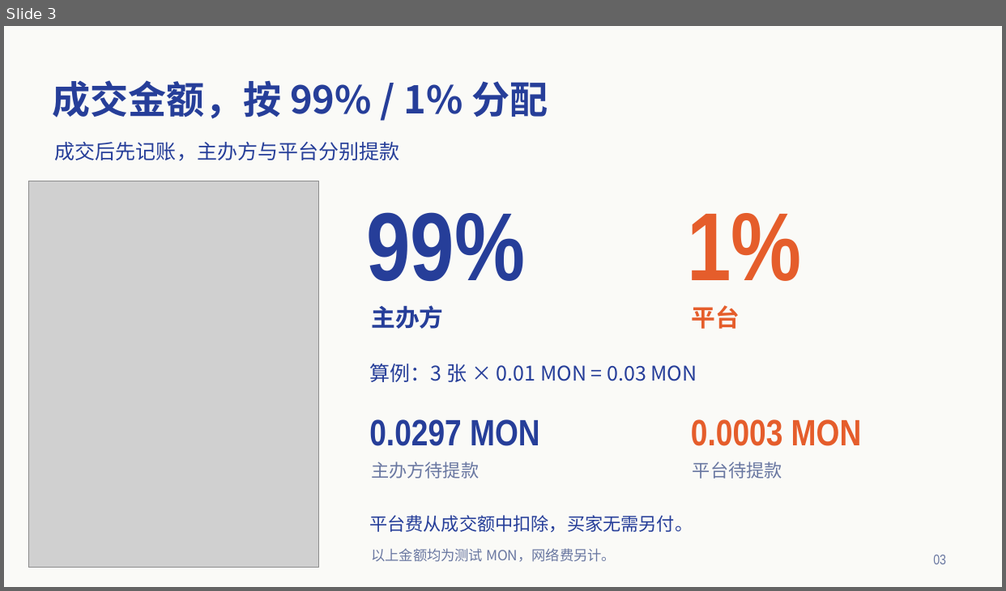
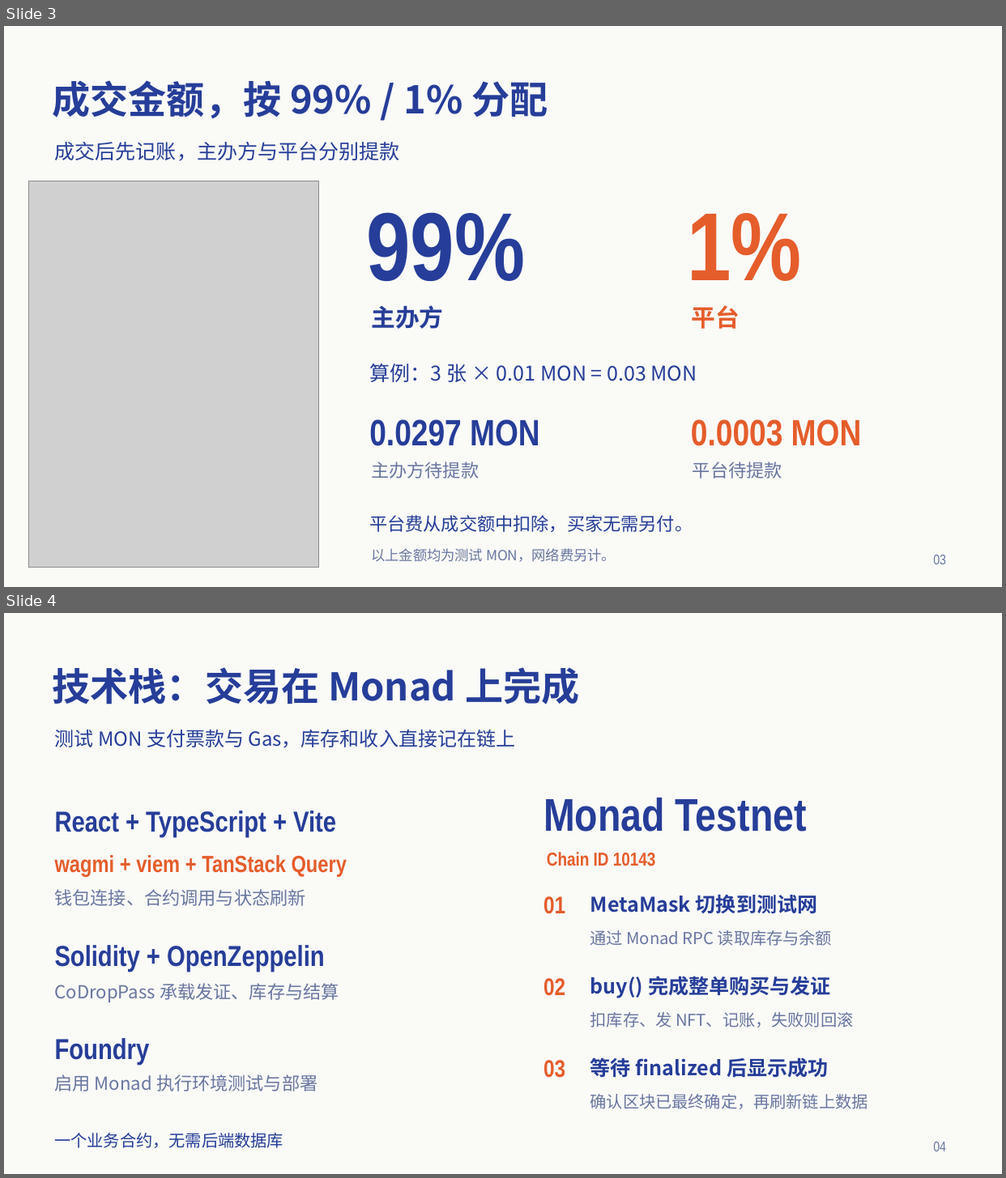
Before and after one commit to zhongjef/FairDrop, a slide deck: CoDrop-一起买.pptx. Shown one above the other, each under a label of ours: slide 3 before the commit, slides 3 and 4 after it. The pictures are 1006x591 and 1006x1178 pixels, drawn with LibreOffice and Linux fonts; fonts in the diff are those of the drawing; grey boxes stand for pictures. Boxes give left, top, right and bottom in pixels: in the first picture for what was removed or moved away, otherwise in the second. Text is boxed around its words. In the diff, an @@ line names an element or a change of style, - is before the commit and + after.

```diff
--- a/CoDrop-一起买.pptx
+++ b/CoDrop-一起买.pptx
@@ slide 4 added at (4,613,1002,1174), background #FAFAF7 @@
@@ text added at (53,667,579,705), 36.8 pt, text #263E99, bold @@
+技术栈：交易在 Monad 上完成
@@ text added at (55,730,516,748), 18.8 pt, text #263E99 @@
+测试 MON 支付票款与 Gas，库存和收入直接记在链上
@@ text added at (543,798,807,832), 44.2 pt, text #263E99, bold @@
+Monad Testnet
@@ text added at (55,811,336,837), 27.8 pt, text #263E99, bold @@
+React + TypeScript + Vite
@@ text added at (55,855,347,876), 22.5 pt, text #E55D2B, bold @@
+wagmi + viem + TanStack Query
@@ text added at (547,852,656,867), 18 pt, text #E55D2B, bold @@
+Chain ID 10143
@@ text added at (55,889,306,906), 17.2 pt, text #6977A1 @@
+钱包连接、合约调用与状态刷新
@@ text added at (543,897,565,914), 23.2 pt, text #E55D2B, bold @@
+01
@@ text added at (590,894,817,914), 19.5 pt, text #263E99, bold @@
+MetaMask 切换到测试网
@@ text added at (55,945,325,971), 27.8 pt, text #263E99, bold @@
+Solidity + OpenZeppelin
@@ text added at (590,931,832,946), 15.8 pt, text #6977A1 @@
+通过 Monad RPC 读取库存与余额
@@ text added at (590,976,831,999), 19.5 pt, text #263E99, bold @@
+buy() 完成整单购买与发证
@@ text added at (55,983,339,1003), 17.2 pt, text #6977A1 @@
+CoDropPass 承载发证、库存与结算
@@ text added at (543,978,565,996), 23.2 pt, text #E55D2B, bold @@
+02
@@ text added at (590,1012,853,1028), 15.8 pt, text #6977A1 @@
+扣库存、发 NFT、记账，失败则回滚
@@ text added at (55,1038,150,1065), 27.8 pt, text #263E99, bold @@
+Foundry
@@ text added at (543,1060,565,1078), 23.2 pt, text #E55D2B, bold @@
+03
@@ text added at (590,1058,828,1078), 19.5 pt, text #263E99, bold @@
+等待 finalized 后显示成功
@@ text added at (55,1075,317,1092), 17.2 pt, text #6977A1 @@
+启用 Monad 执行环境测试与部署
@@ text added at (590,1094,868,1110), 15.8 pt, text #6977A1 @@
+确认区块已最终确定，再刷新链上数据
@@ text added at (55,1133,283,1148), 15.8 pt, text #263E99 @@
+一个业务合约，无需后端数据库
@@ text added at (933,1142,946,1152), 13.5 pt, text #6977A1 @@
+04
```
Also in this commit, not shown: 2 slides changed.
